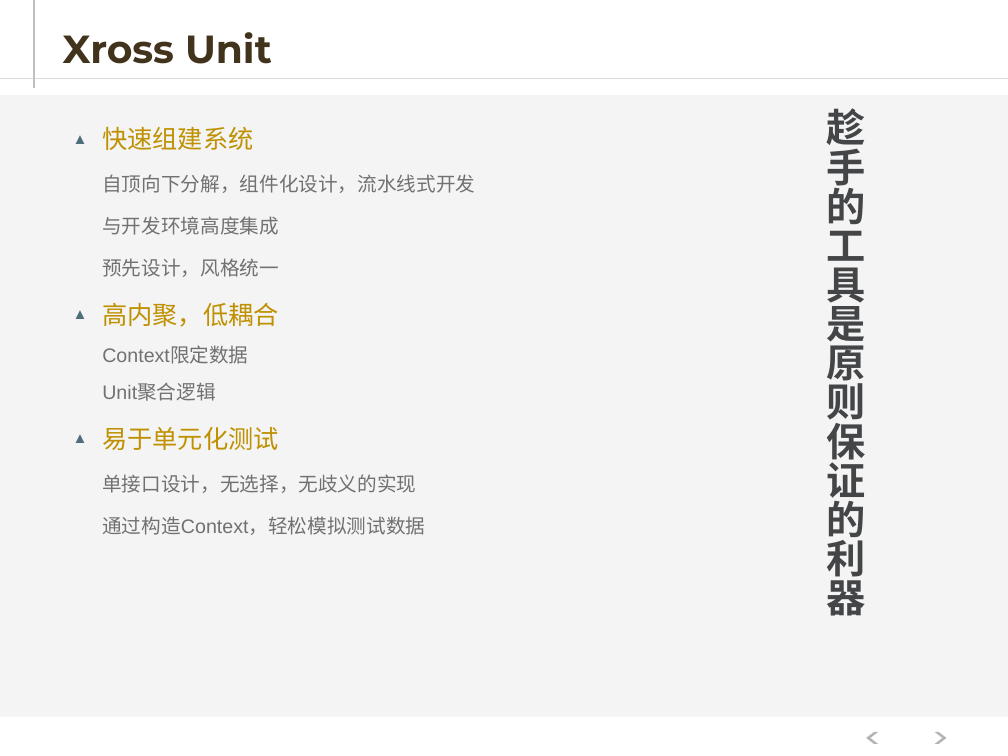
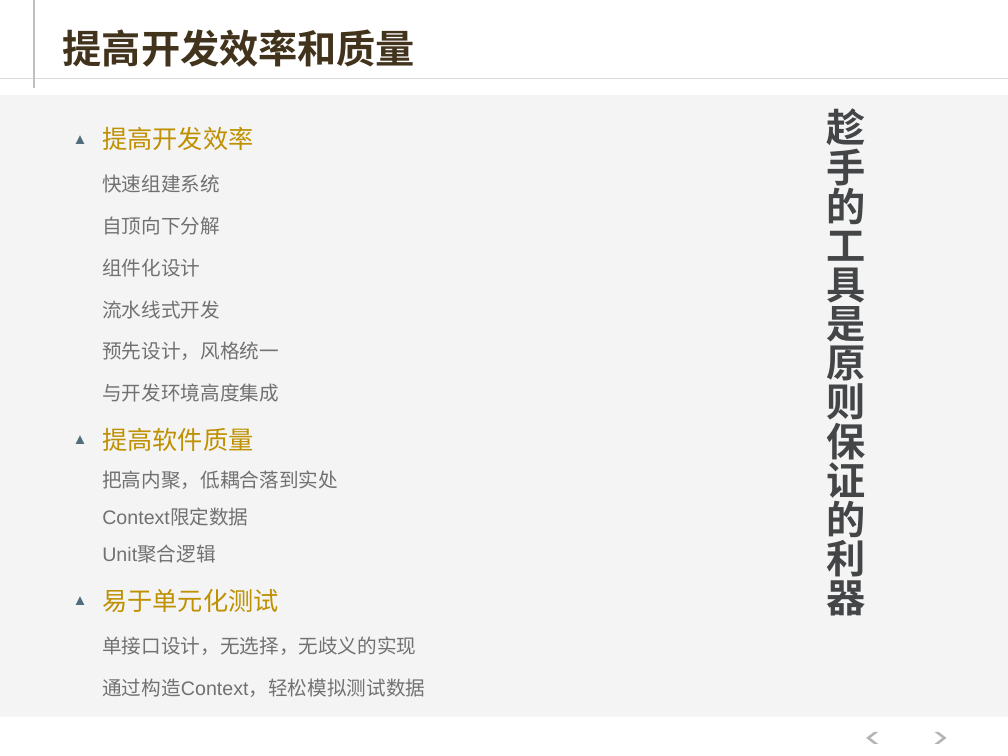
Before and after one commit to hejiehui/xross-tools-installer, a slide deck: slide 23 of doc/X-series V2.pptx. Drawn at 1008x756 pixels with LibreOffice and Linux fonts; fonts in the diff are those of the drawing. Boxes give left, top, right and bottom in pixels: in the first picture for what was removed or moved away, otherwise in the second. Text is boxed around its words. In the diff, an @@ line names an element or a change of style, - is before the commit and + after.

Commit message:
revised

```diff
--- a/doc/X-series V2.pptx
+++ b/doc/X-series V2.pptx
@@ title at (x1=63, y1=29, x2=415, y2=67): text changed @@
-Xross Unit
+提高开发效率和质量
@@ text at (x1=102, y1=126, x2=253, y2=150): paragraph added @@
+▲ 提高开发效率
@@ text at (x1=102, y1=174, x2=220, y2=193): size 18 to 14 pt, text colour #BF9000 to #717171 in "快速组建系统"; bullet ▲ to  ; list level 1 to 2 in "快速组建系统"; line spacing 1.1 to 1.3; bullet colour #4F6D7A to #8F6C00 @@
@@ text at (x1=102, y1=216, x2=279, y2=360): text changed @@
-    自顶向下分解，组件化设计，流水线式开发
+    自顶向下分解
+    组件化设计
+    流水线式开发
+    预先设计，风格统一
@@ text at (x1=102, y1=428, x2=338, y2=489): text changed @@
-    预先设计，风格统一
-▲ 高内聚，低耦合
+▲ 提高软件质量
+    把高内聚，低耦合落到实处
```
Also in this commit, not shown: 2 slides added.
